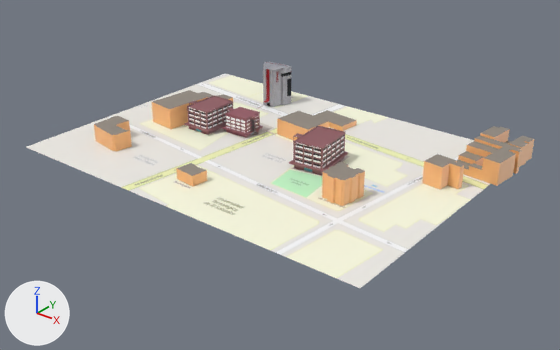
The OBJ model app/src/main/assets/models/Mapa.obj: old version first, new version second.
Both versions are drawn from a 50 mm lens placed at (347.0, -426.0, 245.0), pointed at (14.0, -10.0, -13.0). Lighting does not change. The marker at lower left points along +X, +Y and +Z. Where no turn or scale is listed for an object, it has been applied to the vertices. Vertices at the same position are counted once.

The first picture shows 'Benito_v9', 'Fundadores_v15_Fundadores_v15.002', 'Morazan_v21', 'Morazan_v21.001', 'Terrain', 'map_3.osm_buildings'.
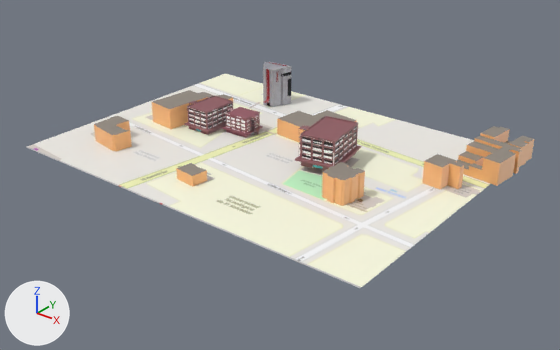
Changed parts and their boxes [x1, y1, x2, y2] in the pictures (560 x 350 px):
'Terrain', surface changed: [26, 74, 486, 288] in both
'Morazan_v21.002', added: after [295, 116, 361, 171]
'Morazan_v21.001', deleted: before [289, 126, 348, 175]
part 1 of me_benito_v9, surface changed: [222, 107, 263, 137] in both
part 2 of me_morazan_v21, surface changed: [184, 96, 233, 135] in both

What changed in the scene script:
```text
Add img_mapa_png:
    img_mapa_png = load_image('Mapa.png', 'Mapa.png', 2048, 2048, 'sRGB')
Change mat_material_002:
    mat_material_002.texture: img_benitotextura_png -> img_mapa_png
Change mat_steel___satin:
    mat_steel___satin.texture: img_morazantexture_png -> img_mapa_png
Change mat_overlay:
    mat_overlay.texture: img_overlay_png -> img_mapa_png
Add mat_steel___satin_002:
    mat_steel___satin_002 = principled_material('Steel_-_Satin.002')
    mat_steel___satin_002.texture = img_mapa_png
    mat_steel___satin_002.roughness = 0.526
Change me_benito_v9:
    where me_benito_v9.from_pydata(...)  # 4015 vertices, 7750 faces; spans x -59.1..-29.7, y 3.0..26.0, z 0.0..16.5
    used by ob_benito_v9; location = (0.0, 0.0, 0.0)
    me_benito_v9 part 1: texture (UV) coordinates of 7750 of 7750 faces, centred in x -59.1..-29.7, y 3.1..26.0, z 0.0..16.5, changed; they spanned u 0.0..1.0, v 0.0..1.0 and now span u 0.5..1.0, v 0.0..0.49
Change me_morazan_v21:
    where me_morazan_v21.from_pydata(...)  # 3115 vertices, 6008 faces; spans x -88.1..-59.6, y -11.2..23.7, z -0.1..19.8
    used by ob_morazan_v21; location = (0.0, 0.0, 0.0)
    me_morazan_v21 part 2: texture (UV) coordinates of 6008 of 6008 faces, centred in x -88.1..-59.6, y -11.2..23.7, z -0.1..19.8, changed; they spanned u 0.0..1.0, v 0.0..1.0 and now span u 0.5..1.0, v 0.5..1.0
Change me_terrain:
    where me_terrain.from_pydata(...)  # 108 vertices, 88 faces; spans x -156.0..156.0, y -116.0..116.0, z 0.0
    used by ob_terrain; location = (0.0, 0.0, 0.0)
    me_terrain part 3: 88 kept faces spanning x -156.0..156.0, y -116.0..116.0, z 0.0 get new texture (UV) coordinates
Add me_morazan_v21_002:
    me_morazan_v21_002.from_pydata(...)  # 3220 vertices, 6164 faces; spans x 27.3..67.3, y -18.6..30.5, z 3.8..28.9
    me_morazan_v21_002.materials.append(mat_steel___satin_002)  # picture img_mapa_png
Remove ob_morazan_v21_001:
    ob_morazan_v21_001 = bpy.data.objects.new('Morazan_v21.001', me_morazan_v21_001)
    ob_morazan_v21_001.location = (0.0, 0.0, 0.0)
Add ob_morazan_v21_002:
    ob_morazan_v21_002 = bpy.data.objects.new('Morazan_v21.002', me_morazan_v21_002)
    ob_morazan_v21_002.location = (0.0, 0.0, 0.0)
```
